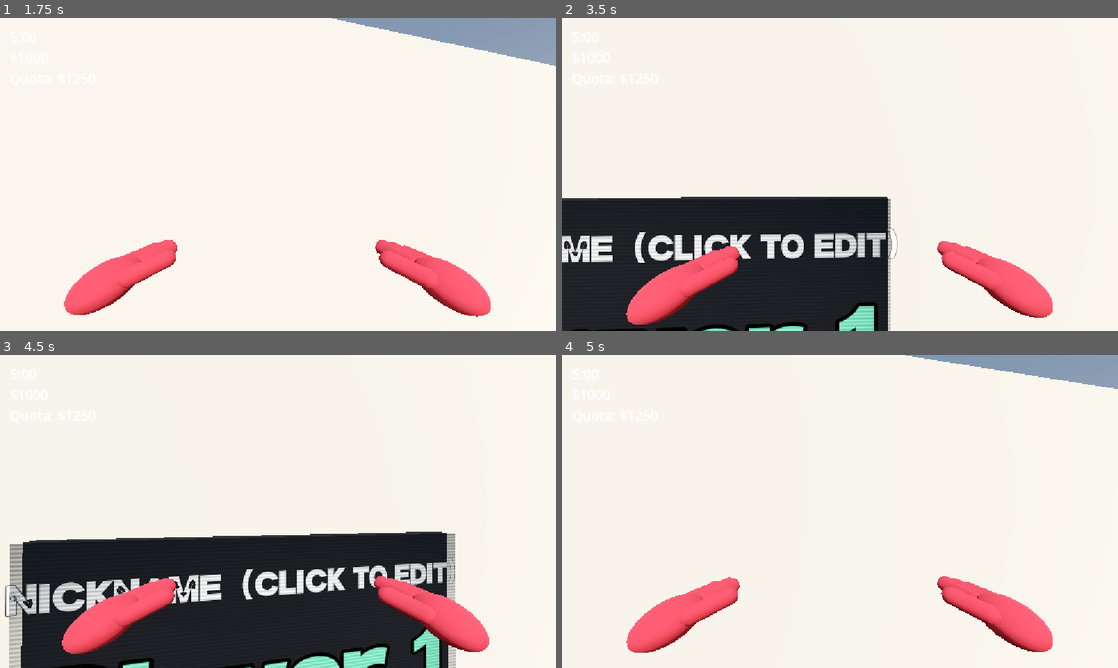
Above: before the commit, frames 1-4 (two rows, left to right).
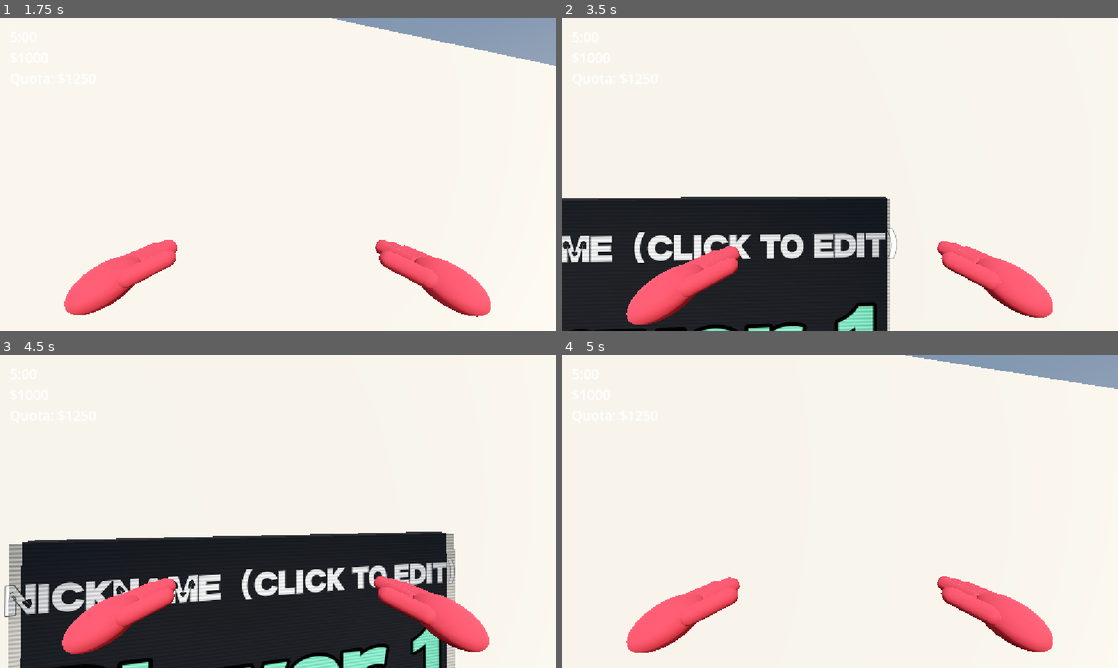
Above: after the commit, the same moments.

Repository: greedisfaust/fowl-play
Game: Godot game, scene res://world.tscn
Same seed, same stepped clock (60 frames per second), same inputs: the game is played once before the commit and once after it.
Inputs (mouse positions are in pixels of both pictures, inside the frame that each line leads up to):
- Up to frame 1 (1.75 s): tap Enter at 0.5 s; move the mouse to (272, 180) at 0.52 s; hold E (interact) 0.53-1.28 s; hold W (move_forward) from 0.53 s (still down); tap Space (jump) at 0.77, 1.52 s; move the mouse to (316, 177) at 1.27 s; click (316, 177) at 1.35 s
- Up to frame 2 (3.5 s): move the mouse to (795, 171) at 2.02 s; tap Enter at 2.1 s; move the mouse to (845, 174) at 2.77 s; release W (move_forward) at 2.78 s; hold A (move_left) from 2.78 s (still down); tap Keypad Enter at 2.85 s; tap Space (jump) at 3.02 s
- Up to frame 3 (4.5 s): move the mouse to (255, 505) at 3.52 s; release A (move_left) at 3.53 s; hold W (move_forward) from 3.53 s (still down); tap Backspace at 3.6 s; tap Space (jump) at 3.77 s; move the mouse to (305, 511) at 4.27 s; tap Y at 4.35 s
- Up to frame 4 (5 s): keep holding W (move_forward); tap Space (jump) at 4.52 s

Frame 1 is identical in both runs. In frame 2, 0.9% of the frame differs, in the area x 0-61%, y 57-100%; in frame 3, 1.4%, in the area x 0-82%, y 56-100%; in frame 4, less than 0.1%.

Commit message:
:3

Diff:
--- /dev/null
+++ b/dev-fowl-play/tables/Roulette/Roulette.tscn
@@ -0,0 +1,26 @@
+[gd_scene format=3 uid="uid://dd0xqp63vgq7h"]
+
+[ext_resource type="Script" uid="uid://d4gmkm7elx323" path="res://tables/Roulette/roulette.gd" id="1_eb5rx"]
+[ext_resource type="PackedScene" uid="uid://4vuq6pxeeo3" path="res://tables/bet_panel.tscn" id="1_ok0pe"]
+[ext_resource type="PackedScene" uid="uid://ct058r80ak8kh" path="res://tables/press_button.tscn" id="2_eb5rx"]
+[ext_resource type="Script" uid="uid://drbtk7lyews10" path="res://tables/Roulette/roulette_betting_board.gd" id="3_3mexq"]
+
+[node name="Roulette" type="Node3D" unique_id=379695214]
+script = ExtResource("1_eb5rx")
+
+[node name="BetPanel" parent="." unique_id=295813749 instance=ExtResource("1_ok0pe")]
+
+[node name="Buttons" type="Node3D" parent="." unique_id=767748735]
+
+[node name="PlayButton" parent="Buttons" unique_id=1972899865 instance=ExtResource("2_eb5rx")]
+
+[node name="BettingBoard" type="Node3D" parent="." unique_id=1830387906]
+script = ExtResource("3_3mexq")
+
+[node name="BoardMesh" type="MeshInstance3D" parent="BettingBoard" unique_id=661453620]
+
+[node name="NumberBets" type="Node3D" parent="BettingBoard" unique_id=590984442]
+
+[node name="OutsideBets" type="Node3D" parent="BettingBoard" unique_id=692975617]
+
+[node name="DozenColumnBets" type="Node3D" parent="BettingBoard" unique_id=1690235545]
--- /dev/null
+++ b/dev-fowl-play/tables/Roulette/roulette.gd
@@ -0,0 +1,13 @@
+extends Node3D
+
+func _ready() -> void:
+	$BettingBoard.bet_selected.connect(_on_bet_selected)
+
+func _on_bet_selected(
+	bet_type: String,
+	numbers: Array,
+	payout: int
+) -> void:
+	print("Bet type: ", bet_type)
+	print("Numbers: ", numbers)
+	print("Payout: ", payout)
--- /dev/null
+++ b/dev-fowl-play/tables/Roulette/roulette_betting_board.gd
@@ -0,0 +1,210 @@
+class_name RouletteBettingBoard
+extends Node3D
+
+signal bet_selected(bet_type: String, numbers: Array, payout: int)
+
+const KEY_SCENE := preload("res://tables/press_button.tscn")
+
+# Layout
+const TILE_WIDTH := 0.32
+const TILE_DEPTH := 0.24
+const TILE_HEIGHT := 0.06
+const GAP := 0.025
+
+const GREEN := Color(0.12, 0.65, 0.2)
+const RED := Color(0.85, 0.12, 0.16)
+const BLACK := Color(0.09, 0.09, 0.11)
+const GOLD := Color(0.8, 0.65, 0.2)
+
+# European roulette colors
+const RED_NUMBERS: Array[int] = [
+	1, 3, 5, 7, 9, 12, 14, 16, 18,
+	19, 21, 23, 25, 27, 30, 32, 34, 36
+]
+
+func _ready() -> void:
+	_build_board()
+
+func _build_board() -> void:
+	_build_felt()
+	_build_zero()
+	_build_numbers()
+	_build_outside_bets()
+	_build_dozens()
+	_build_columns()
+
+func _build_felt() -> void:
+	var felt := MeshInstance3D.new()
+	var mesh := BoxMesh.new()
+
+	mesh.size = Vector3(4.25, 0.08, 1.65)
+
+	var mat := StandardMaterial3D.new()
+	mat.albedo_color = Color(0.025, 0.3, 0.12)
+	mesh.material = mat
+
+	felt.mesh = mesh
+	felt.position.y = -0.06
+	add_child(felt)
+
+func _build_zero() -> void:
+	_make_tile(
+		"0",
+		"straight",
+		[0],
+		35,
+		GREEN,
+		Vector3(-1.91, 0.02, 0),
+		Vector3(0.32, 0.06, 0.77)
+	)
+
+func _build_numbers() -> void:
+	# 12 columns, 3 rows
+	# Layout: 1,2,3 | 4,5,6 | ... | 34,35,36
+
+	for column in range(12):
+		for row in range(3):
+			var number := column * 3 + row + 1
+
+			var color := RED if number in RED_NUMBERS else BLACK
+
+			var pos := Vector3(
+				-1.55 + column * (TILE_WIDTH + GAP),
+				0.02,
+				-0.52 + row * (TILE_DEPTH + GAP)
+			)
+
+			_make_tile(
+				str(number),
+				"straight",
+				[number],
+				35,
+				color,
+				pos,
+				Vector3(TILE_WIDTH, TILE_HEIGHT, TILE_DEPTH)
+			)
+
+func _build_outside_bets() -> void:
+	var z := 0.43
+	var depth := 0.25
+
+	var bets := [
+		["1-18", "low", _range(1, 18), 1],
+		["EVEN", "even", _even_numbers(), 1],
+		["RED", "red", RED_NUMBERS, 1],
+		["BLACK", "black", _black_numbers(), 1],
+		["ODD", "odd", _odd_numbers(), 1],
+		["19-36", "high", _range(19, 36), 1]
+	]
+
+	for i in range(bets.size()):
+		var x := -1.55 + i * 0.65
+
+		_make_tile(
+			bets[i][0],
+			bets[i][1],
+			bets[i][2],
+			bets[i][3],
+			GOLD if i == 0 or i == 5 else RED if i == 2 else BLACK,
+			Vector3(x, 0.02, z),
+			Vector3(0.60, TILE_HEIGHT, depth)
+		)
+
+func _build_dozens() -> void:
+	var bets := [
+		["1ST 12", "dozen", _range(1, 12), 2],
+		["2ND 12", "dozen", _range(13, 24), 2],
+		["3RD 12", "dozen", _range(25, 36), 2]
+	]
+
+	for i in range(3):
+		_make_tile(
+			bets[i][0],
+			bets[i][1],
+			bets[i][2],
+			bets[i][3],
+			GOLD,
+			Vector3(-1.55 + i * 1.30, 0.02, 0.78),
+			Vector3(1.25, TILE_HEIGHT, 0.22)
+		)
+
+func _build_columns() -> void:
+	for column in range(3):
+		var numbers: Array[int] = []
+
+		for row in range(12):
+			numbers.append(row * 3 + column + 1)
+
+		_make_tile(
+			"2:1",
+			"column",
+			numbers,
+			2,
+			GOLD,
+			Vector3(1.85, 0.02, -0.52 + column * 0.28),
+			Vector3(0.30, TILE_HEIGHT, 0.24)
+		)
+
+func _make_tile(
+	label: String,
+	bet_type: String,
+	numbers: Array,
+	payout: int,
+	color: Color,
+	pos: Vector3,
+	tile_size: Vector3
+) -> void:
+	var tile := KEY_SCENE.instantiate() as PressButton
+
+	tile.label_text = label
+	tile.button_color = color
+	tile.size = tile_size
+	tile.position = pos
+	tile.label_font_size = 22
+
+	tile.pressed.connect(
+		_on_tile_pressed.bind(bet_type, numbers, payout)
+	)
+
+	add_child(tile)
+
+func _on_tile_pressed(
+	_value: int,
+	bet_type: String,
+	numbers: Array,
+	payout: int
+) -> void:
+	bet_selected.emit(bet_type, numbers, payout)
+
+func _range(first: int, last: int) -> Array[int]:
+	var result: Array[int] = []
+
+	for n in range(first, last + 1):
+		result.append(n)
+
+	return result
+
+func _even_numbers() -> Array[int]:
+	var result: Array[int] = []
+
+	for n in range(2, 37, 2):
+		result.append(n)
+
+	return result
+
+func _odd_numbers() -> Array[int]:
+	var result: Array[int] = []
+
+	for n in range(1, 37, 2):
+		result.append(n)
+
+	return result
+
+func _black_numbers() -> Array[int]:
+	var result: Array[int] = []
+
+	for n in range(1, 37):
+		if n not in RED_NUMBERS:
+			result.append(n)
+
+	return result
--- a/dev-fowl-play/world.tscn
+++ b/dev-fowl-play/world.tscn
@@ -6,6 +6,7 @@
 [ext_resource type="PackedScene" uid="uid://ckfabxbl2tc7x" path="res://lobby/text_terminal.tscn" id="4_aqk2v"]
 [ext_resource type="PackedScene" uid="uid://yts8y1ieyhvd" path="res://tables/screen_3d.tscn" id="4_dwbse"]
 [ext_resource type="PackedScene" uid="uid://datx111tb4hvp" path="res://lobby/lobby_console.tscn" id="5_036b0"]
+[ext_resource type="PackedScene" uid="uid://dd0xqp63vgq7h" path="res://tables/Roulette/Roulette.tscn" id="5_ioo17"]
 [ext_resource type="PackedScene" uid="uid://d3c6fhjpfj2yn" path="res://elevator/elevator.tscn" id="7_pkg7o"]
 [ext_resource type="PackedScene" uid="uid://c5rb5nb3dfhwl" path="res://lobby/color_board.tscn" id="9_ioo17"]
 
@@ -83,6 +84,9 @@
 [node name="Elevator" parent="Casino" unique_id=1319015752 instance=ExtResource("7_pkg7o")]
 transform = Transform3D(1, 0, 0, 0, 1, 0, 0, 0, 1, 0, 0.5, -18.9)
 
+[node name="Roulette" parent="Casino" unique_id=379695214 instance=ExtResource("5_ioo17")]
+transform = Transform3D(1, 0, 0, 0, 1, 0, 0, 0, 1, 5.3661118, 1.2801214, 0)
+
 [node name="Apartment" type="Node3D" parent="." unique_id=694171853]
 
 [node name="PlayerBoard" parent="Apartment" unique_id=1645846508 instance=ExtResource("4_dwbse")]
Not shown, added: dev-fowl-play/tables/Roulette/roulette.gd.uid
Not shown, added: dev-fowl-play/tables/Roulette/roulette_betting_board.gd.uid
